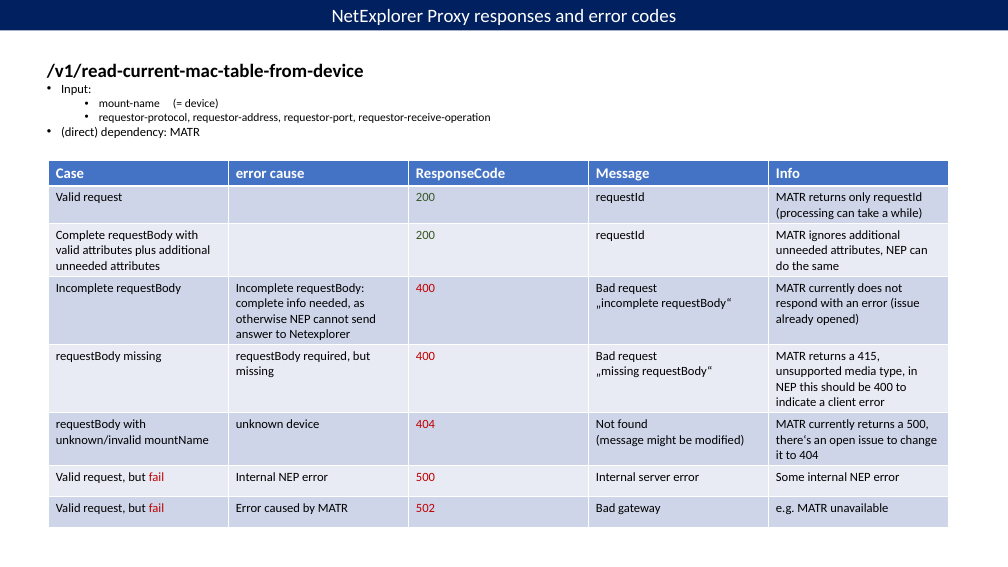
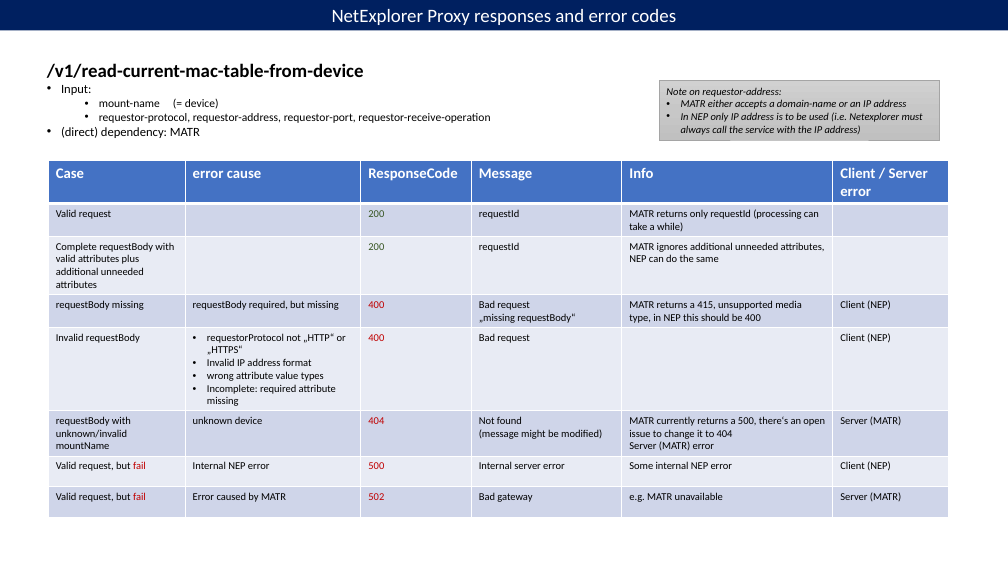
Before and after one commit to openBackhaul/NetExplorerProxy, a slide deck: slide 4 of spec/additionalDescription/sources/NEP ErrorCodes.pptx. Drawn at 1008x567 pixels with LibreOffice and Linux fonts; fonts in the diff are those of the drawing. Boxes give left, top, right and bottom in pixels: in the first picture for what was removed or moved away, otherwise in the second. Text is boxed around its words. In the diff, an @@ line names an element or a change of style, - is before the commit and + after.

```diff
--- a/spec/additionalDescription/sources/NEP ErrorCodes.pptx
+++ b/spec/additionalDescription/sources/NEP ErrorCodes.pptx
@@ rectangle added at bbox=[659, 80, 940, 140], fill gradient #D2D2D2 to #C8C8C8 to #C0C0C0, outline #A5A5A5 0.5 pt, 10 pt, text #000000, italic @@
+Note on requestor-address:
+• MATR either accepts a domain-name or an IP address
+• In NEP only IP address is to be used (i.e. Netexplorer must always call the service with the IP address)
@@ table at bbox=[48, 161, 948, 517] @@
-column 1, row 4: Incomplete requestBody
+column 1, row 4: requestBody missing
-column 1, row 5: requestBody missing
+column 1, row 5: Invalid requestBody
-column 2, row 4: Incomplete requestBody: complete info needed, as otherwise NEP cannot send answer to Netexplorer
+column 2, row 4: requestBody required, but missing
-column 2, row 5: requestBody required, but missing
+column 2, row 5: requestorProtocol not „HTTP“ or „HTTPS“ / Invalid IP address format / wrong attribute value types / Incomplete: required attribute missing
-column 4: Message | requestId | requestId | Bad request / „incomplete requestBody“ | Bad request / „missing requestBody“ | Not found (message might be modified) | Internal server error | Bad gateway
-column 5: Info | MATR returns only requestId (processing can take a while) | MATR ignores additional unneeded attributes, NEP can do the same | MATR currently does not respond with an error (issue already opened) | MATR returns a 415, unsupported media type, in NEP this should be 400 to indicate a client error | MATR currently returns a 500, there‘s an open issue to change it to 404 | Some internal NEP error | e.g. MATR unavailable
+column 4: Message | requestId | requestId | Bad request / „missing requestBody“ | Bad request | Not found (message might be modified) | Internal server error | Bad gateway
+column 5: Info | MATR returns only requestId (processing can take a while) | MATR ignores additional unneeded attributes, NEP can do the same | MATR returns a 415, unsupported media type, in NEP this should be 400 |  | MATR currently returns a 500, there‘s an open issue to change it to 404 / Server (MATR) error | Some internal NEP error | e.g. MATR unavailable
+column 6: Client / Server error |  |  | Client (NEP) | Client (NEP) | Server (MATR) | Client (NEP) | Server (MATR)
```
Also in this commit, not shown: 4 other slides changed, 3 other files.
